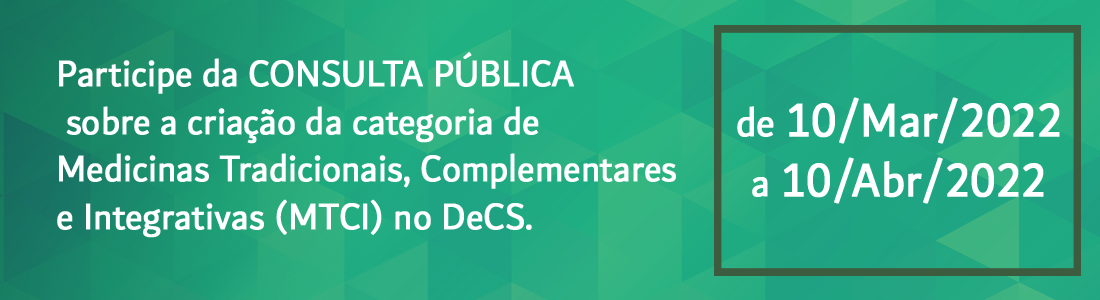
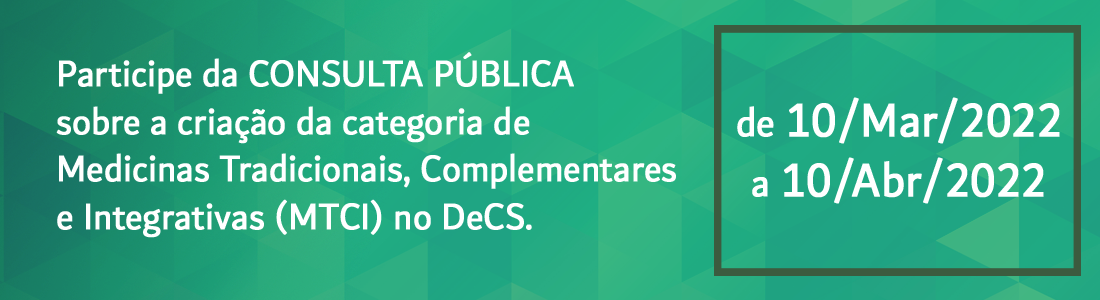
Two versions of the same layered image (1100 × 300). Layer-by-layer changes:
renamed "Participe da CONSULTA PÚBLICA sobre a criação da categoria de" to "Participe da CONSULTA PÚBLICA sobre a criação da categoria de M", painted on it over left=56, top=106, right=539, bottom=144
